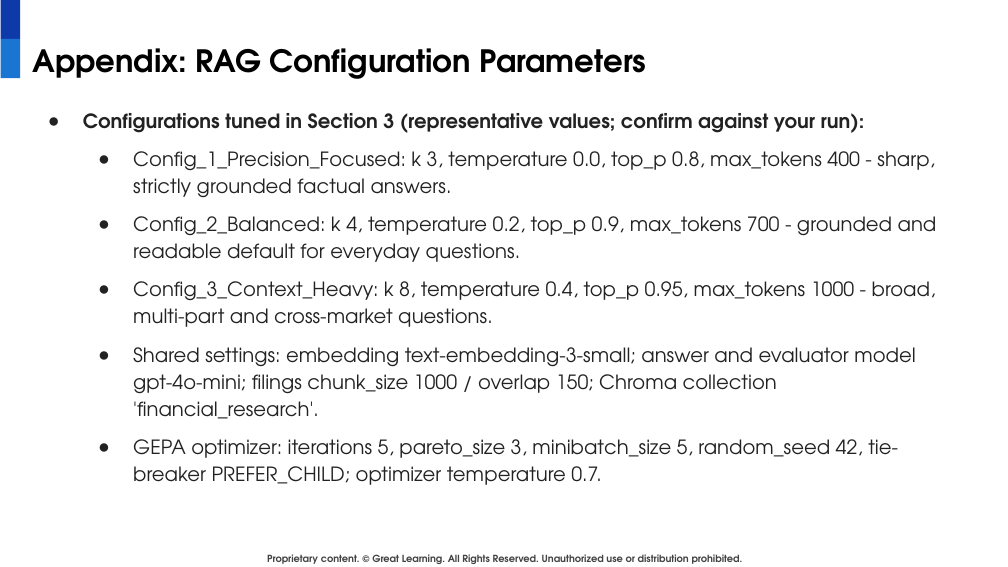
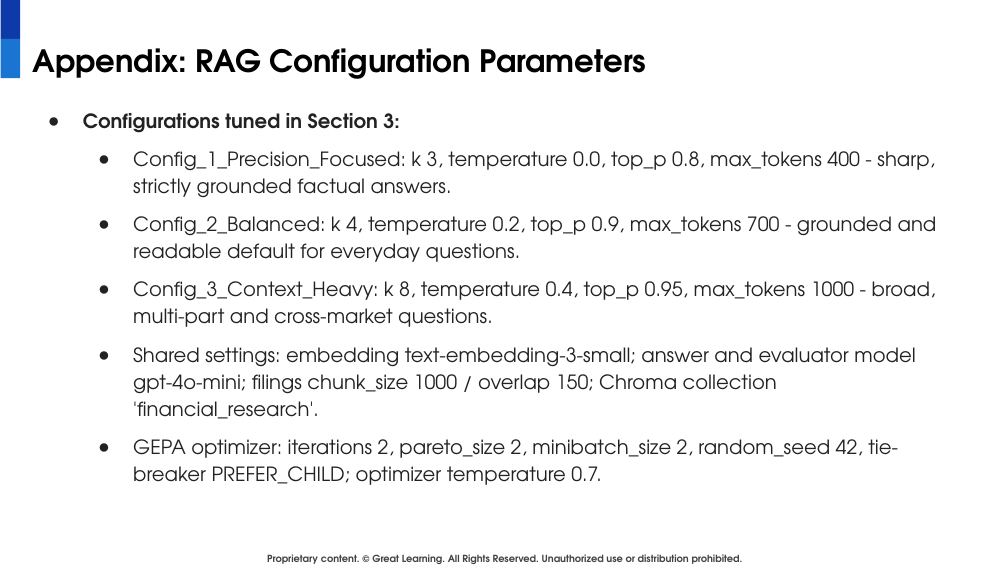
Before and after one commit to madhuri79/globaledge, a slide deck: slide 17 of GlobalEdge_RAG_Business_Presentation-Final.pptx. Drawn at 1008x567 pixels with LibreOffice and Linux fonts; fonts in the diff are those of the drawing; background and template pictures are left out. Boxes give left, top, right and bottom in pixels: in the first picture for what was removed or moved away, otherwise in the second. Text is boxed around its words. In the diff, an @@ line names an element or a change of style, - is before the commit and + after.

```diff
--- a/GlobalEdge_RAG_Business_Presentation-Final.pptx
+++ b/GlobalEdge_RAG_Business_Presentation-Final.pptx
@@ text at (83,113,400,133): text changed @@
-● Configurations tuned in Section 3 (representative values; confirm against your run):
+● Configurations tuned in Section 3:
@@ text at (133,439,898,485): text changed @@
-  ● GEPA optimizer: iterations 5, pareto_size 3, minibatch_size 5, random_seed 42, tie-breaker PREFER_CHILD; optimizer temperature 0.7.
+  ● GEPA optimizer: iterations 2, pareto_size 2, minibatch_size 2, random_seed 42, tie-breaker PREFER_CHILD; optimizer temperature 0.7.
```
Also in this commit, not shown: 8 other slides changed.
